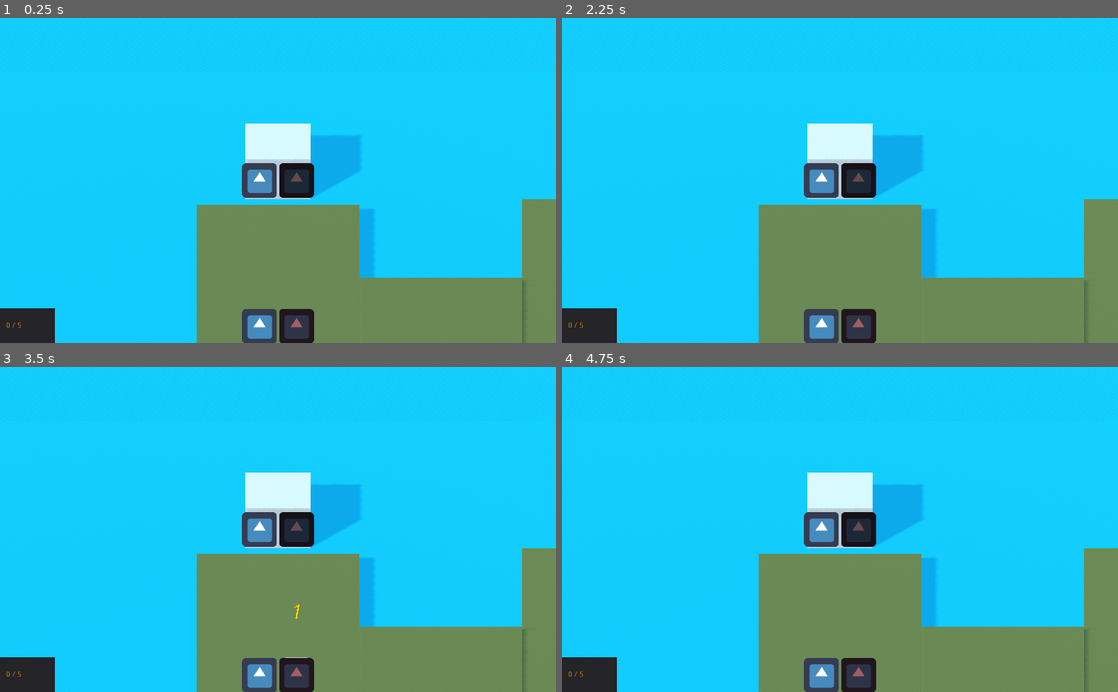
Above: before the commit, frames 1-4 (two rows, left to right).
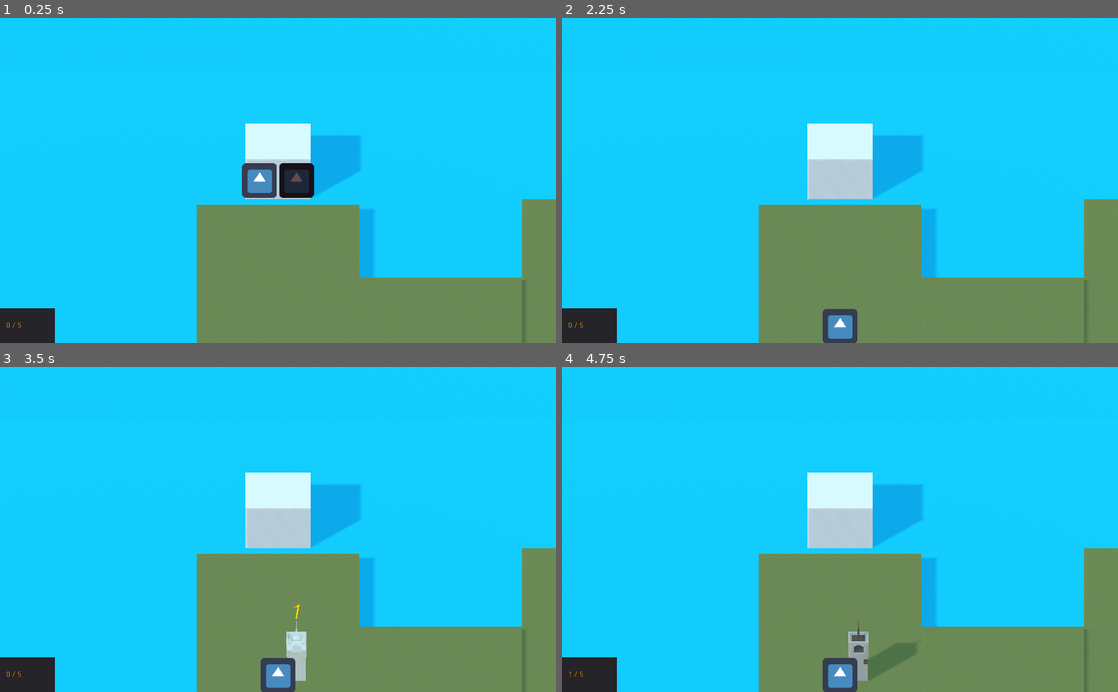
Above: after the commit, the same moments.

Repository: theludovyc/Godot_Islanders
Game: Godot game, scene res://Scene/Game.tscn
Two runs of this game, one before a commit and one after it. Both use one fixed random seed, a clock stepped at 60 frames per second and the inputs below. The engine's default icon, where the game draws it, is replaced by a stand-in: a white triangle on a blue panel in a dark square.
Inputs (mouse positions are in pixels of both pictures, inside the frame that each line leads up to):
- Up to frame 1 (0.25 s): no input
- Up to frame 2 (2.25 s): click (823, 326) at 0.52 s; click (823, 326) at 1.27 s; click (823, 180) at 2 s
- Up to frame 3 (3.5 s): click (294, 675) at 2.77 s
- Up to frame 4 (4.75 s): click (856, 675) at 3.52 s; click (823, 529) at 4.27 s

The runs differ from the first frame. In frame 1, 1.3% of the frame differs, in the area x 43-57%, y 89-100%; in frame 2, 2.5%; in frame 3, 2.8%; in frame 4, 3.1%, in the area x 1-64%, y 44-100%.

Commit message:
hide pack

Diff:
--- a/Scene/GUI.tscn
+++ b/Scene/GUI.tscn
@@ -88,19 +88,6 @@
 "_edit_use_anchors_": false
 }
 
-[node name="Adventure_Tower_01" type="TextureButton" parent="BuildingContainer"]
-margin_left = 446.0
-margin_right = 510.0
-margin_bottom = 64.0
-texture_normal = ExtResource( 2 )
-
-[node name="Adventure_House_01" type="TextureButton" parent="BuildingContainer"]
-modulate = Color( 0.647059, 0.372549, 0.372549, 1 )
-margin_left = 514.0
-margin_right = 578.0
-margin_bottom = 64.0
-texture_normal = ExtResource( 2 )
-
 [node name="PackContainer" type="HBoxContainer" parent="."]
 anchor_top = 0.5
 anchor_right = 1.0
@@ -131,7 +118,5 @@
 margin_bottom = 40.0
 texture = SubResource( 2 )
 
-[connection signal="pressed" from="BuildingContainer/Adventure_Tower_01" to="." method="_on_Adventure_Tower_01_pressed"]
-[connection signal="pressed" from="BuildingContainer/Adventure_House_01" to="." method="_on_Adventure_House_01_pressed"]
 [connection signal="pressed" from="PackContainer/Pack_Adventure_Tower" to="." method="_on_Pack_Adventure_Tower_pressed"]
 [connection signal="pressed" from="PackContainer/Pack_Adventure_House" to="." method="_on_Pack_Adventure_House_pressed"]
--- a/Scene/Game.tscn
+++ b/Scene/Game.tscn
@@ -52,4 +52,5 @@
 [node name="GUI" parent="." instance=ExtResource( 4 )]
 
 [connection signal="pop_building" from="Selection" to="." method="_on_Selection_pop_building"]
+[connection signal="button_pack_pressed" from="GUI" to="." method="_on_GUI_button_pack_pressed"]
 [connection signal="button_pressed" from="GUI" to="Selection" method="_on_GUI_button_pressed"]
--- a/Script/GUI.gd
+++ b/Script/GUI.gd
@@ -8,6 +8,7 @@
 onready var node_score = $ScoreContainer/Score
 onready var node_score_max = $ScoreContainer/ScoreMax
 onready var node_building = $BuildingContainer
+onready var node_pack = $PackContainer
 
 # Called when the node enters the scene tree for the first time.
 func _ready():
@@ -33,18 +34,11 @@
 
 	node_building.add_child(button)
 
+func hide_pack():
+	node_pack.hide()
+
 func _on_button_building_pressed(button_name):
 	emit_signal("button_pressed", button_name)
-
-func _on_Adventure_Tower_01_pressed():
-	emit_signal("button_pressed", "Adventure_Tower_01")
-	pass # Replace with function body.
-
-
-func _on_Adventure_House_01_pressed():
-	emit_signal("button_pressed", "Adventure_House_01")
-	pass # Replace with function body.
-
 
 func _on_Pack_Adventure_Tower_pressed():
 	emit_signal("button_pack_pressed", "Pack_Adventure_Tower")
--- a/Script/Game.gd
+++ b/Script/Game.gd
@@ -49,3 +49,11 @@
 	score += bonus
 	gui.update_score(score)
 	pass # Replace with function body.
+
+
+func _on_GUI_button_pack_pressed(button_name):
+	match(button_name):
+		"Pack_Adventure_Tower":
+			gui.add_button_building("Adventure_Tower_01")
+			gui.hide_pack()
+	pass # Replace with function body.
